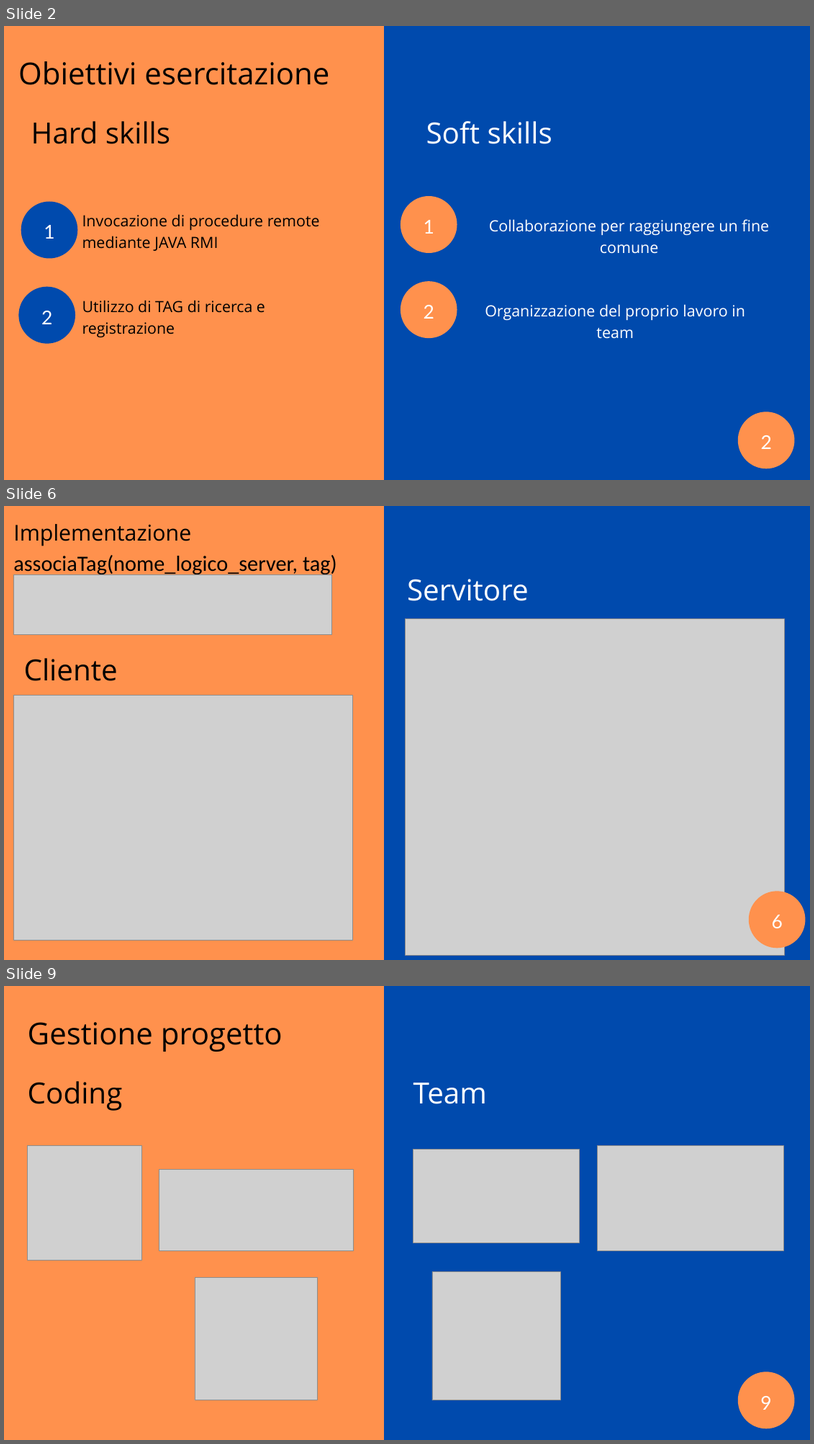
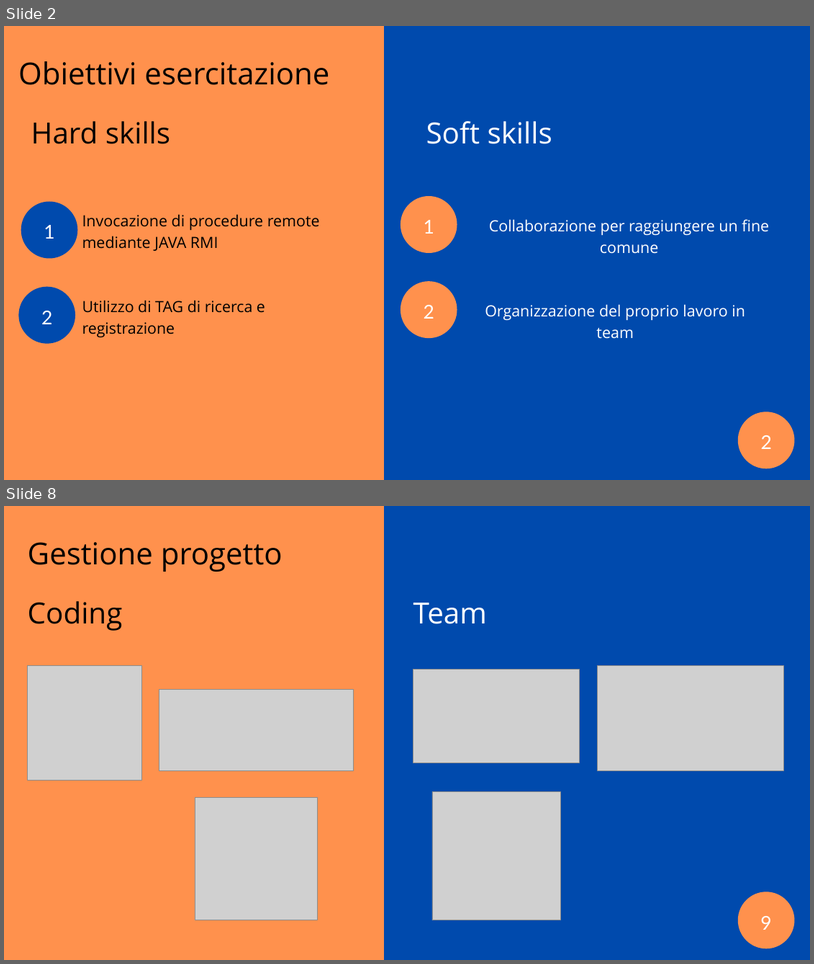
Before and after one commit to ilcors-dev/gruppo-reti, a slide deck: esercitazione_7/documents/Esercitazione 7.pptx. Shown one above the other, each under a label of ours: slides 2, 6 and 9 before the commit, slides 2 and 8 after it; the slides between them are not shown. The pictures are 814x1444 and 814x964 pixels, drawn with LibreOffice and Linux fonts; fonts in the diff are those of the drawing; grey boxes stand for pictures. Boxes give left, top, right and bottom in pixels: in the first picture for what was removed or moved away, otherwise in the second. Text is boxed around its words. In the diff, an @@ line names an element or a change of style, - is before the commit and + after.

```diff
--- a/esercitazione_7/documents/Esercitazione 7.pptx
+++ b/esercitazione_7/documents/Esercitazione 7.pptx
@@ slide 6 removed at box(4, 506, 810, 960), background #FF914D @@
@@ text removed at box(13, 524, 337, 577) @@
-Implementazione associaTag(nome_logico_server, tag)
@@ freeform shape removed at box(385, 506, 810, 960) @@
@@ picture removed at box(13, 574, 332, 635) @@
@@ text removed at box(407, 579, 529, 601) @@
-Servitore
@@ picture removed at box(406, 618, 784, 955) @@
@@ text removed at box(24, 658, 118, 681) @@
-Cliente
@@ picture removed at box(13, 695, 353, 940) @@
@@ freeform shape removed at box(749, 890, 805, 947) @@
@@ text removed at box(772, 914, 783, 928) @@
-6
@@ what was slide 9 is now slide 8 @@
```
Also in this commit, not shown: 5 slides added, 5 other slides removed.
